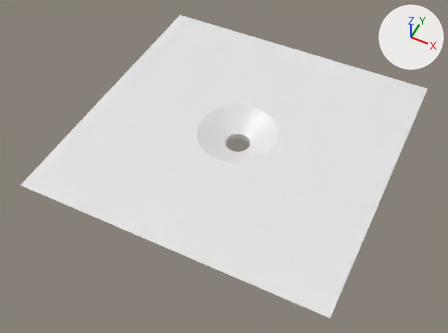
Two versions of the Blender file Assets/Models/agujero_ojos.blend, one commit apart.
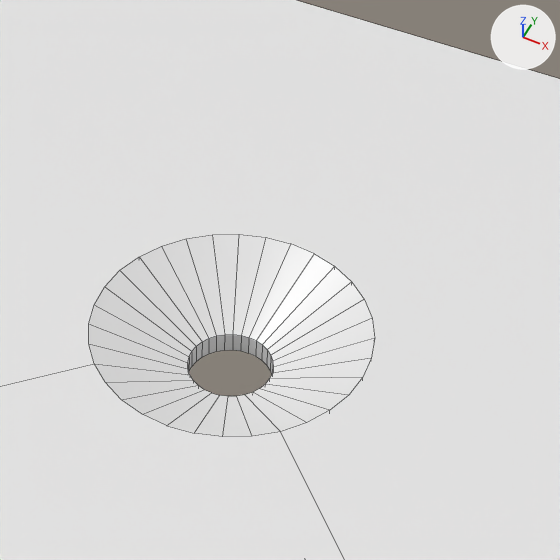
There are two pictures of each version: one whole from a 50 mm lens placed at (-1.54, -16.11, 8.17), pointed at (-4.98, -9.23, -0.43), one close up on the part from 38% to 74% of the width and 11% to 60% of the height. Every picture has the same lights, and +X, +Y and +Z are marked at upper right. The close-ups show mesh edges as thin lines.

In view in the first close-up: 'Suelo_lvl1'.
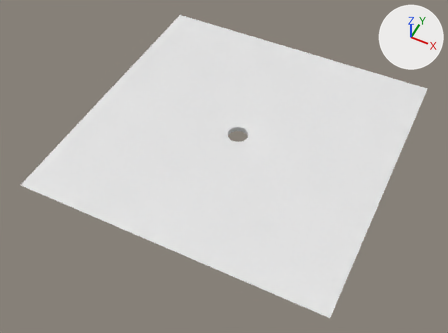
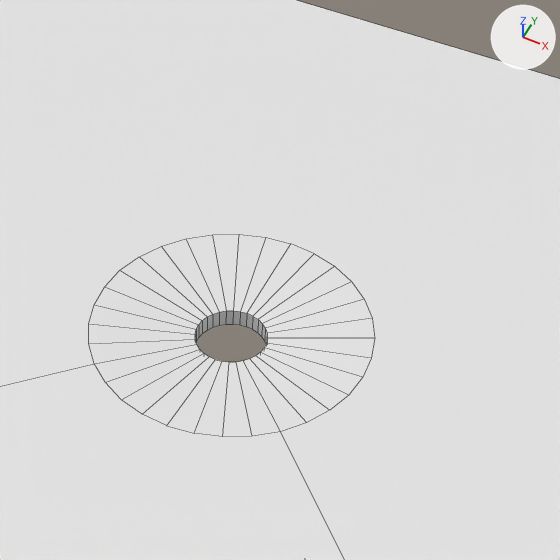
Location of each change, [x1, y1, x2, y2] in pixels of the close-ups (560 x 560 px; the box of a moved part takes in the faces that stretch with it):
```json
{"part": 1, "of": "me_cube", "change": "moved or reshaped", "before": [89, 234, 375, 437], "after": [89, 234, 375, 437]}
```

Edits to the scene script, one JSON object a line:
```json
{"block": "me_cube", "where": "me_cube.from_pydata(...)  # 136 vertices, 104 faces; spans x -0.16..0.04, y -0.21..-0.01, z -1.0..1.0"}
{"block": "me_cube", "where": "# used by ob_suelo_lvl1; location = (-3.333, -5.687, -0.147); scale = (27.5, 27.5, 0.275)"}
{"block": "me_cube", "change": "me_cube part 1: all 64 vertices in x -0.07..-0.05, y -0.12..-0.11, z -0.36..0.07 are scaled about their middle by 0.831, then moved by (0.0, 0.0, 0.83)"}
```
